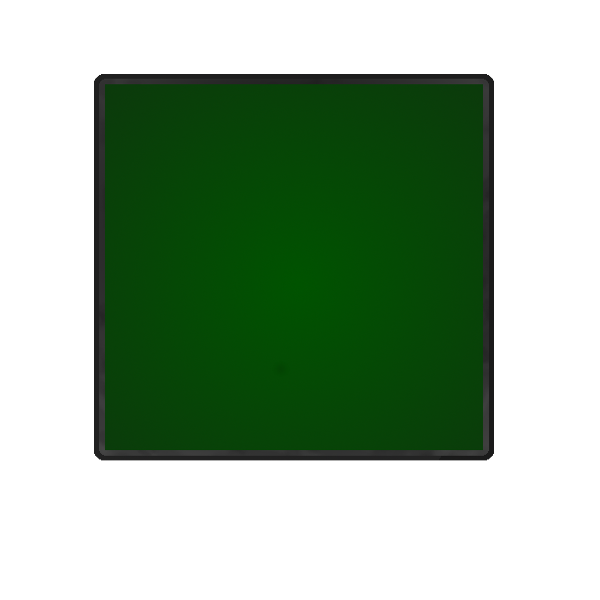
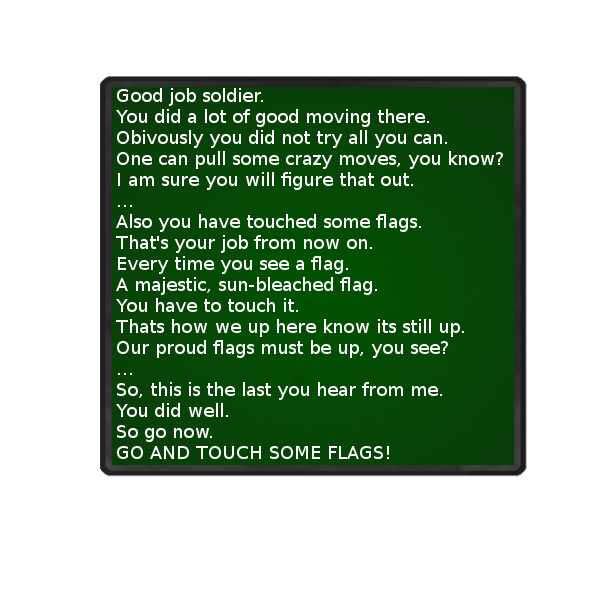
Before/after of a (600, 600) layered artwork. What changed in the layer stack:
removed layer "Transformation" over box(94, 74, 494, 461)
painted on "Good job soldier. ..." over box(116, 88, 503, 459)
painted on "Background" over box(99, 76, 527, 477)
